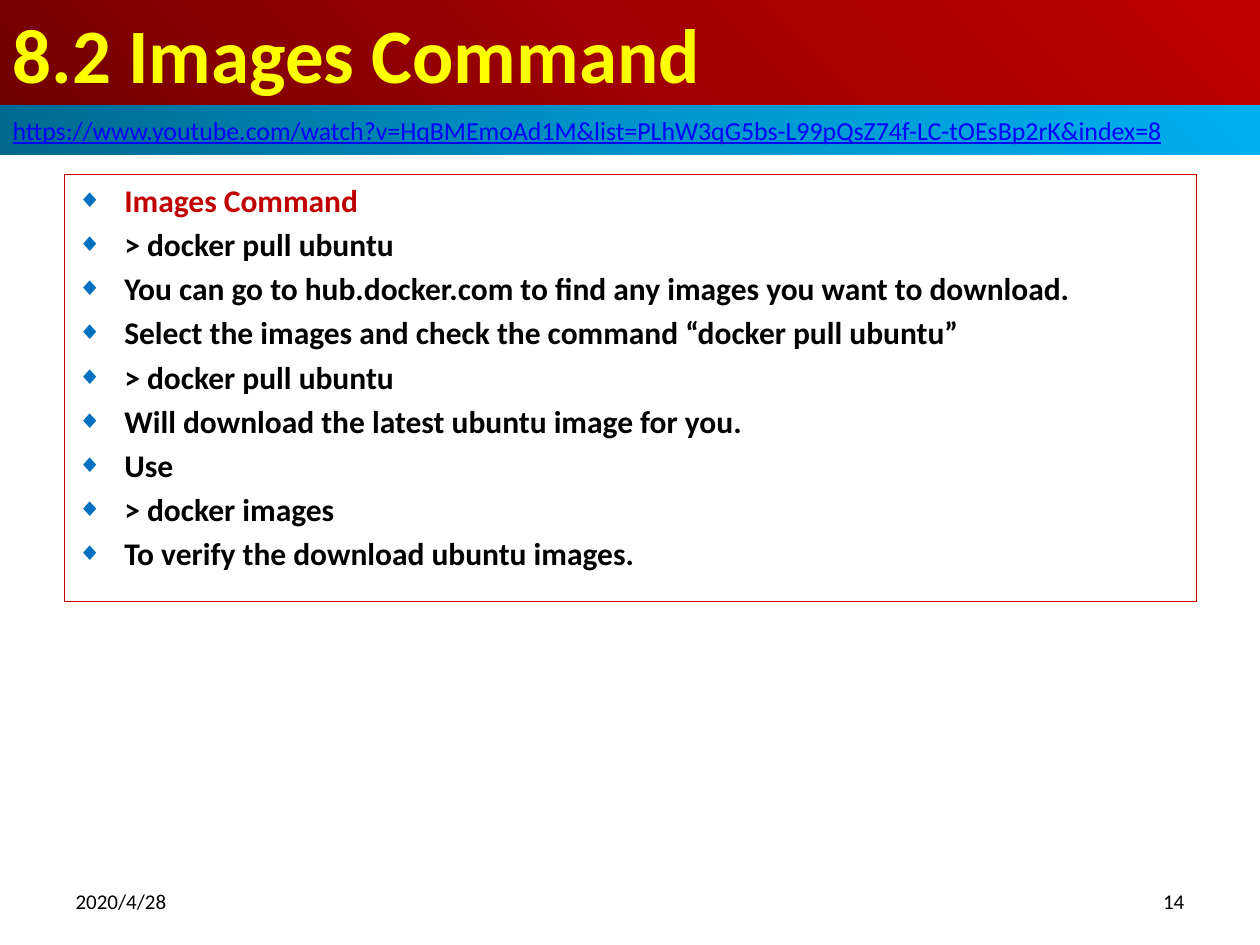
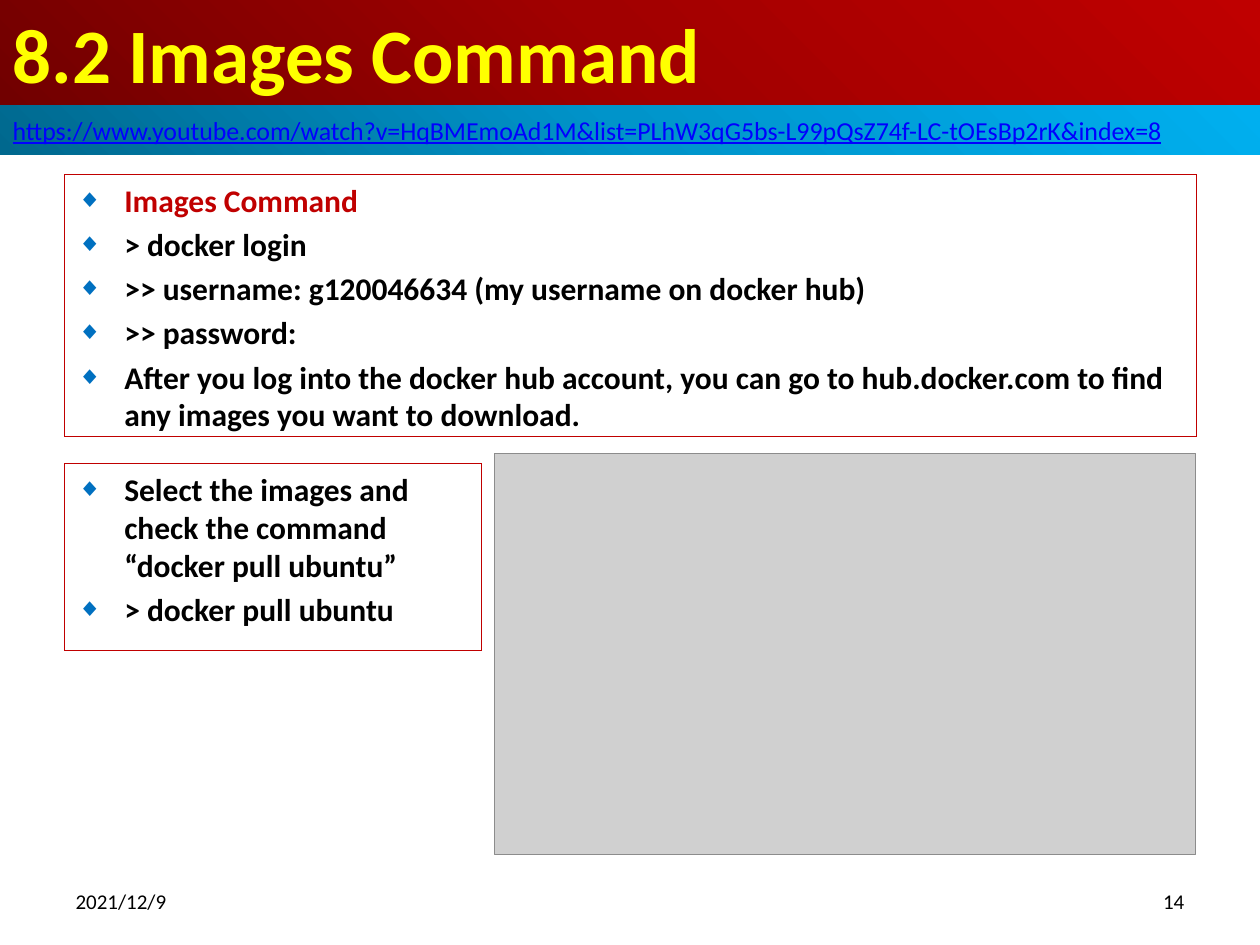
Before and after one commit to peterhchen/800-Docker, a slide deck: slide 14 of 08_BasicCommand.pptx. Drawn at 1260x945 pixels with LibreOffice and Linux fonts; fonts in the diff are those of the drawing; grey boxes stand for pictures. Boxes give left, top, right and bottom in pixels: in the first picture for what was removed or moved away, otherwise in the second. Text is boxed around its words. In the diff, an @@ line names an element or a change of style, - is before the commit and + after.

```diff
--- a/08_BasicCommand.pptx
+++ b/08_BasicCommand.pptx
@@ subtitle "Images Command": place and size @@
-subtitle "Images Command" at [64, 175, 1197, 602]
+subtitle "Images Command" at [64, 175, 1197, 436]
@@ subtitle at [124, 234, 1163, 432]: text changed @@
-◆ > docker pull ubuntu
-◆ You can go to hub.docker.com to find any images you want to download.
-◆ Select the images and check the command “docker pull ubuntu”
-◆ > docker pull ubuntu
-◆ Will download the latest ubuntu image for you.
-◆ Use
-◆ > docker images
-◆ To verify the download ubuntu images.
+◆ > docker login
+◆ >> username: g120046634 (my username on docker hub)
+◆ >> password:
+◆ After you log into the docker hub account, you can go to hub.docker.com to find any images you want to download.
@@ rectangle added at [64, 464, 481, 651], outline #C00000 0.75 pt, 18 pt, text #000000, bold @@
+◆ Select the images and check the command “docker pull ubuntu”
+◆ > docker pull ubuntu
@@ picture added at [495, 454, 1196, 856] @@
@@ text at [76, 894, 167, 910]: text changed @@
-2020/4/28
+2021/12/9
```
Also in this commit, not shown: 21 other slides changed, 4 slides added.
